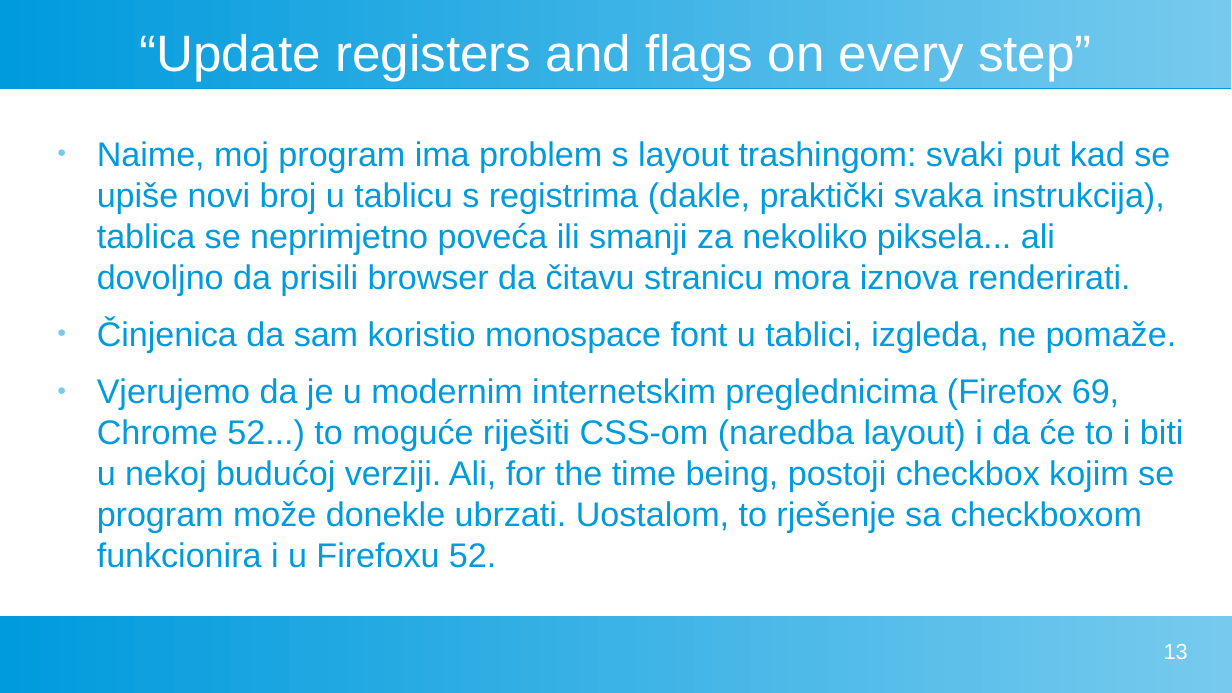
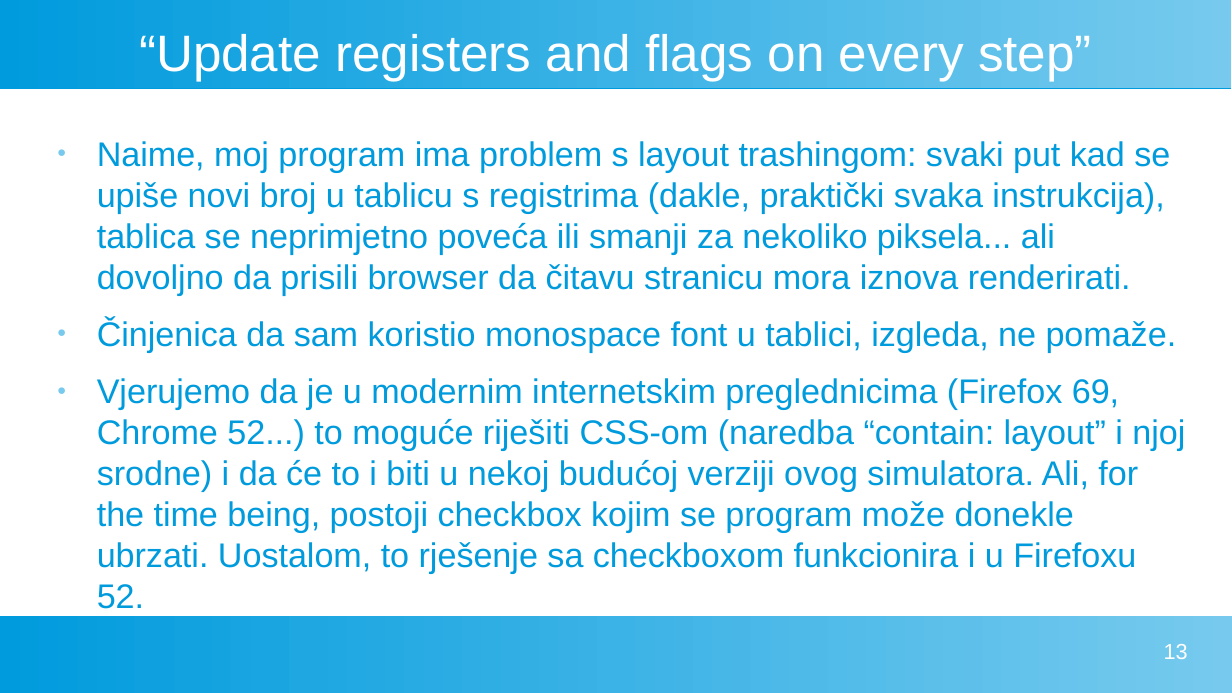
Before and after one commit to FlatAssembler/PicoBlaze_Simulator_in_JS, a slide deck: slide 13 of seminar/PicoBlaze.odp. Drawn at 1232x693 pixels with LibreOffice and Linux fonts; fonts in the diff are those of the drawing. Boxes give left, top, right and bottom in pixels: in the first picture for what was removed or moved away, otherwise in the second. Text is boxed around its words. In the diff, an @@ line names an element or a change of style, - is before the commit and + after.

```diff
--- a/seminar/PicoBlaze.odp
+++ b/seminar/PicoBlaze.odp
@@ text at (97, 378, 1185, 574): text changed @@
-● Vjerujemo da je u modernim internetskim preglednicima (Firefox 69, Chrome 52...) to moguće riješiti CSS-om (naredba layout) i da će to i biti u nekoj budućoj verziji. Ali, for the time being, postoji checkbox kojim se program može donekle ubrzati. Uostalom, to rješenje sa checkboxom funkcionira i u Firefoxu 52.
+● Vjerujemo da je u modernim internetskim preglednicima (Firefox 69, Chrome 52...) to moguće riješiti CSS-om (naredba “contain: layout” i njoj srodne) i da će to i biti u nekoj budućoj verziji ovog simulatora. Ali, for the time being, postoji checkbox kojim se program može donekle ubrzati. Uostalom, to rješenje sa checkboxom funkcionira i u Firefoxu 52.
```
Also in this commit, not shown: 2 other slides changed, 2 other files.
